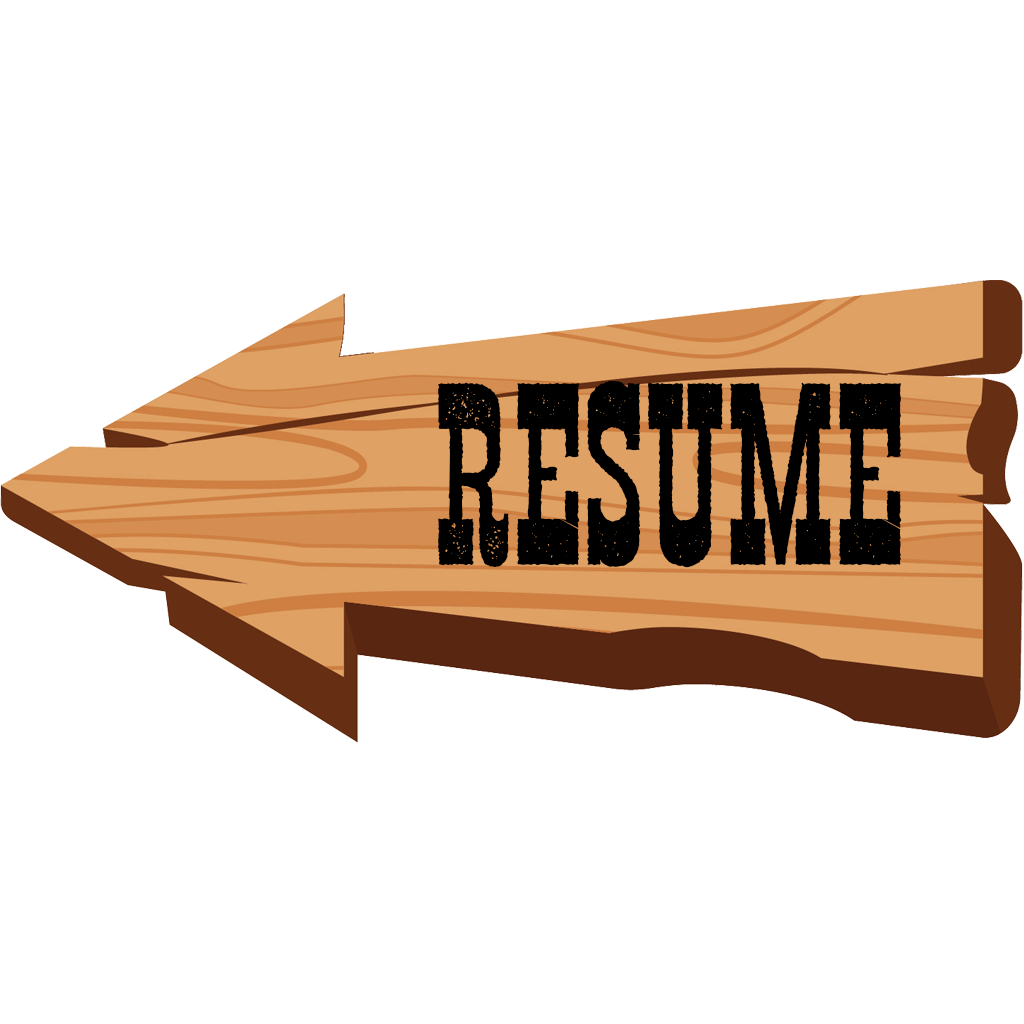
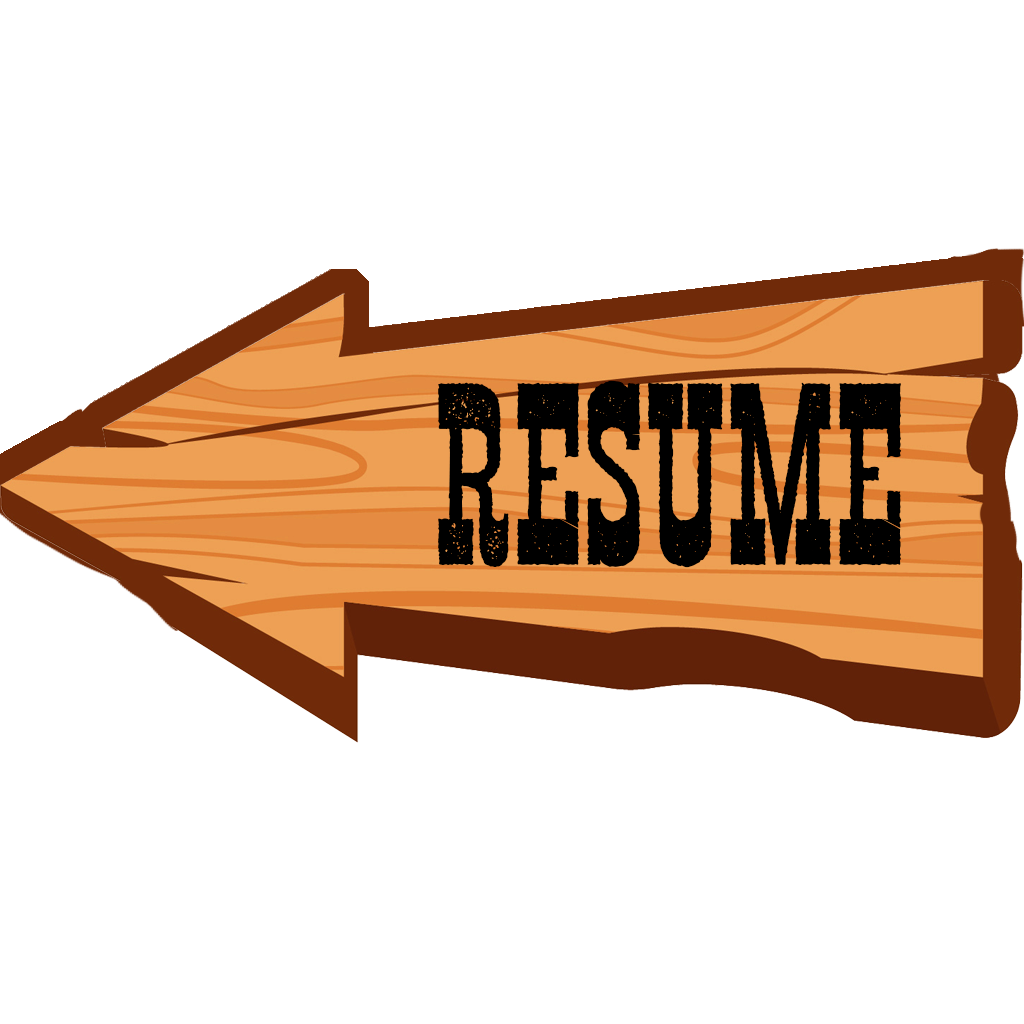
Revision of a layered 1024×1024 image; what changed, layer by layer:
painted on "Layer 1" over [119, 490, 1022, 628]
added layer "Layer 2" over [0, 248, 1024, 631]
